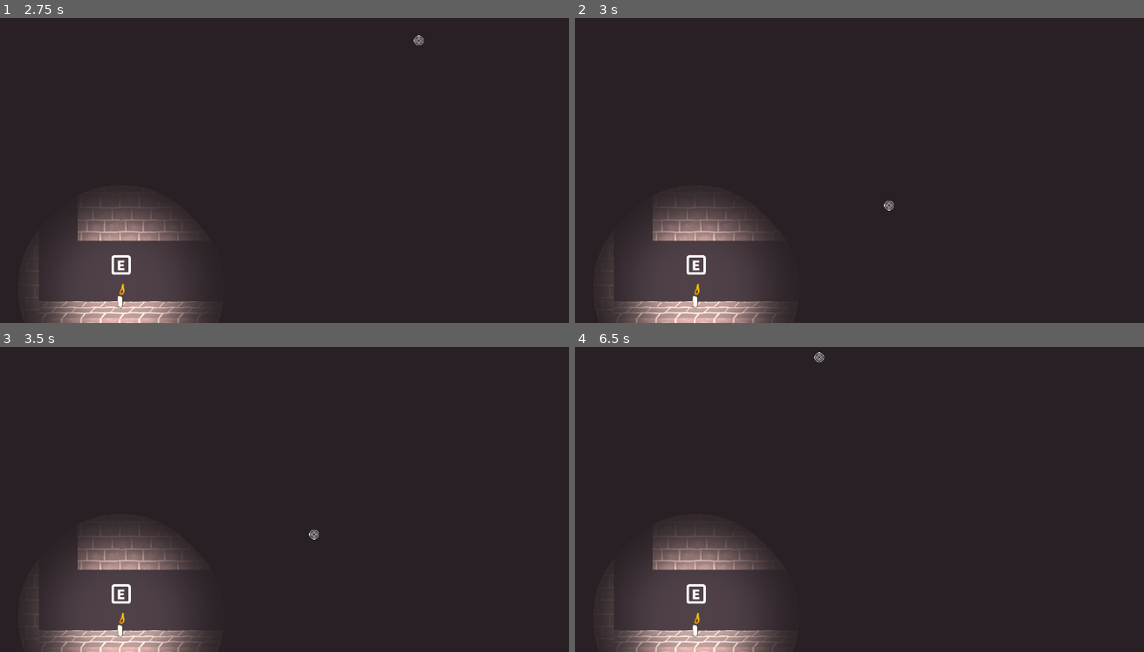
Above: before the commit, frames 1-4 (two rows, left to right).
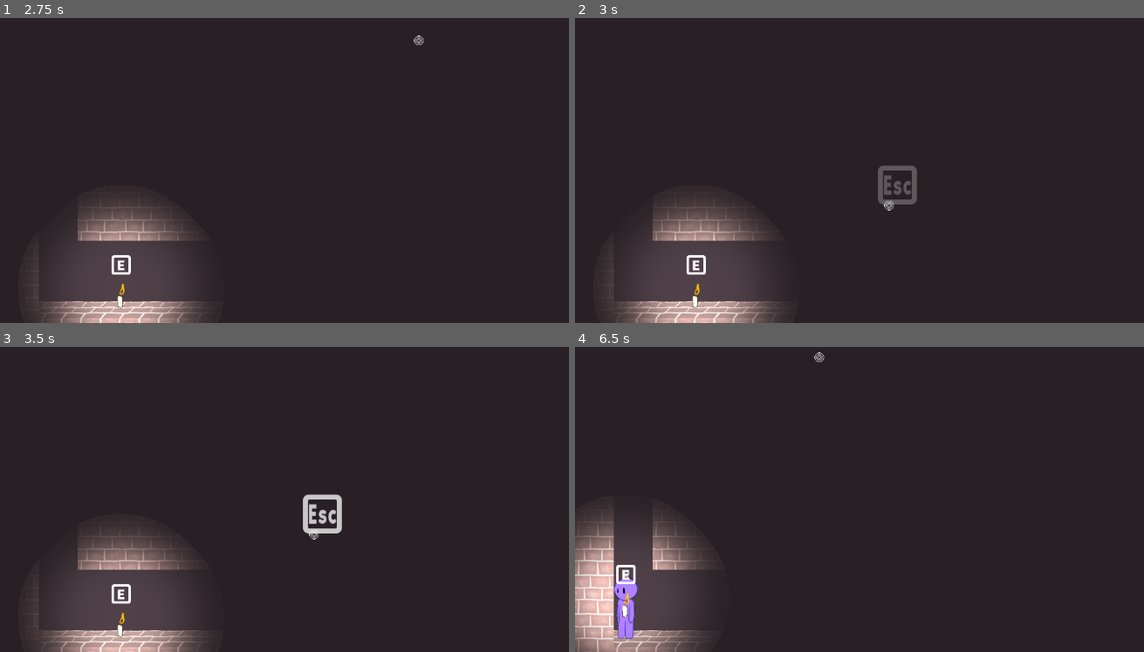
Above: after the commit, the same moments.

Repository: isaacwkm/csgd-capstone-project
Game: Godot game, scene res://scenes/world.tscn
Two runs of this game, one before a commit and one after it. Both use one fixed random seed, a clock stepped at 60 frames per second and the inputs below.
Inputs (mouse positions are in pixels of both pictures, inside the frame that each line leads up to):
- Up to frame 1 (2.75 s): move the mouse to (500, 106) at 0.52 s; hold R (break_candle) 0.53-1.28 s; hold D (move_right) 0.53-2.03 s; tap Space (jump) at 0.77, 1.52 s; move the mouse to (210, 146) at 1.27 s; tap E (pick_up) at 1.35 s; move the mouse to (421, 39) at 2.02 s; hold A (move_left) from 2.03 s (still down); hold Q (throw) from 2.03 s (still down)
- Up to frame 2 (3 s): move the mouse to (887, 204) at 2.77 s; release A (move_left) at 2.78 s; release Q (throw) at 2.78 s; hold D (move_right) from 2.78 s (still down); tap R (break_candle) at 2.85 s
- Up to frame 3 (3.5 s): keep holding D (move_right); tap Space (jump) at 3.02 s
- Up to frame 4 (6.5 s): move the mouse to (1132, 514) at 3.52 s; tap E (pick_up) at 3.6, 5.85 s; tap Space (jump) at 3.77, 4.52, 6.02 s; tap Escape (restart_level, bound only after the commit) at 4.15 s; move the mouse to (717, 395) at 4.27 s; release D (move_right) at 4.28 s; hold A (move_left) 4.28-5.03 s; tap Q (throw) at 4.35 s; move the mouse to (956, 456) at 5.02 s; hold D (move_right) 5.03-5.78 s; hold R (break_candle) 5.03-5.78 s; move the mouse to (819, 359) at 5.77 s; hold A (move_left) from 5.78 s (still down)

Frame 1 is identical in both runs. In frame 2, 0.5% of the frame differs, in the area x 53-61%, y 48-62%; in frame 3, 0.6%; in frame 4, 10%, in the area x 0-37%, y 52-100%.

Commit message:
Add a way to restart the level upon lose condition.

Diff:
--- /dev/null
+++ b/objects/hints/hint_esc.gd
@@ -0,0 +1,14 @@
+class_name HintEsc
+extends Hint
+
+@onready var _player_character := $'../PlayerCharacter' as PlayerCharacter
+
+func _should_open():
+	var rect = get_viewport().get_visible_rect()
+	return (
+		_player_character.global_position.y >=
+		rect.position.y + rect.size.y + 200
+	)
+
+func _should_close():
+	return Input.is_action_pressed(&'restart_level')
--- /dev/null
+++ b/objects/hints/hint_esc.tscn
@@ -0,0 +1,8 @@
+[gd_scene load_steps=3 format=3 uid="uid://dcxcjl2tfdgrl"]
+
+[ext_resource type="Texture2D" uid="uid://b3cdcd8fkh5lb" path="res://textures/hint_esc.png" id="1_cnbyl"]
+[ext_resource type="Script" path="res://objects/hints/hint_esc.gd" id="1_ofhru"]
+
+[node name="HintEsc" type="Sprite2D"]
+texture = ExtResource("1_cnbyl")
+script = ExtResource("1_ofhru")
--- /dev/null
+++ b/objects/level.gd
@@ -0,0 +1,6 @@
+class_name Level
+extends Node2D
+
+func _unhandled_input(event: InputEvent):
+	if event.is_action_released(&'restart_level'):
+		get_tree().change_scene_to_file(scene_file_path)
--- a/project.godot
+++ b/project.godot
@@ -84,3 +84,9 @@
 "events": [Object(InputEventJoypadMotion,"resource_local_to_scene":false,"resource_name":"","device":-1,"axis":2,"axis_value":1.0,"script":null)
 ]
 }
+restart_level={
+"deadzone": 0.5,
+"events": [Object(InputEventJoypadButton,"resource_local_to_scene":false,"resource_name":"","device":-1,"button_index":4,"pressure":0.0,"pressed":false,"script":null)
+, Object(InputEventKey,"resource_local_to_scene":false,"resource_name":"","device":-1,"window_id":0,"alt_pressed":false,"shift_pressed":false,"ctrl_pressed":false,"meta_pressed":false,"pressed":false,"keycode":0,"physical_keycode":4194305,"key_label":0,"unicode":0,"location":0,"echo":false,"script":null)
+]
+}
--- a/scenes/world.tscn
+++ b/scenes/world.tscn
@@ -1,18 +1,21 @@
-[gd_scene load_steps=11 format=4 uid="uid://bp24rmcwprehi"]
+[gd_scene load_steps=13 format=4 uid="uid://bp24rmcwprehi"]
 
 [ext_resource type="PackedScene" uid="uid://cci2vignjb6u4" path="res://objects/player_character.tscn" id="1_grg2j"]
 [ext_resource type="Material" uid="uid://bweju42buun6p" path="res://shaders/only_visible_in_light.tres" id="1_h8m8k"]
 [ext_resource type="TileSet" uid="uid://dg1io4ume71hh" path="res://textures/tileset/tileset.tres" id="2_13mpi"]
 [ext_resource type="Script" path="res://objects/screen_overlay.gd" id="2_h6ad5"]
+[ext_resource type="Script" path="res://objects/level.gd" id="2_nxkxe"]
 [ext_resource type="PackedScene" uid="uid://bfxlda5mtl1ug" path="res://objects/hints/hint_wasd.tscn" id="5_3akb6"]
 [ext_resource type="PackedScene" uid="uid://b8iabltnlem5k" path="res://objects/reticle.tscn" id="6_id7ps"]
 [ext_resource type="PackedScene" uid="uid://cdv7xd3dh42d0" path="res://objects/candle.tscn" id="6_of56d"]
 [ext_resource type="PackedScene" uid="uid://bap24b7bpvkba" path="res://objects/hints/hint_e.tscn" id="7_26k34"]
 [ext_resource type="PackedScene" uid="uid://dbsahmml58736" path="res://objects/hints/hint_r.tscn" id="8_ali2i"]
 [ext_resource type="PackedScene" uid="uid://bttqslxrjktie" path="res://objects/hints/hint_left_click.tscn" id="10_t57cu"]
+[ext_resource type="PackedScene" uid="uid://dcxcjl2tfdgrl" path="res://objects/hints/hint_esc.tscn" id="12_ouwpj"]
 
 [node name="World" type="Node2D"]
 material = ExtResource("1_h8m8k")
+script = ExtResource("2_nxkxe")
 
 [node name="DirectionalLight2D" type="DirectionalLight2D" parent="."]
 editor_only = true
@@ -46,3 +49,6 @@
 
 [node name="HintLeftClick" parent="Reticle" instance=ExtResource("10_t57cu")]
 position = Vector2(-24, -32)
+
+[node name="HintEsc" parent="." instance=ExtResource("12_ouwpj")]
+position = Vector2(532, 420)
Binary file added: textures/hint_esc.png
Not shown, added: textures/hint_esc.png.import
